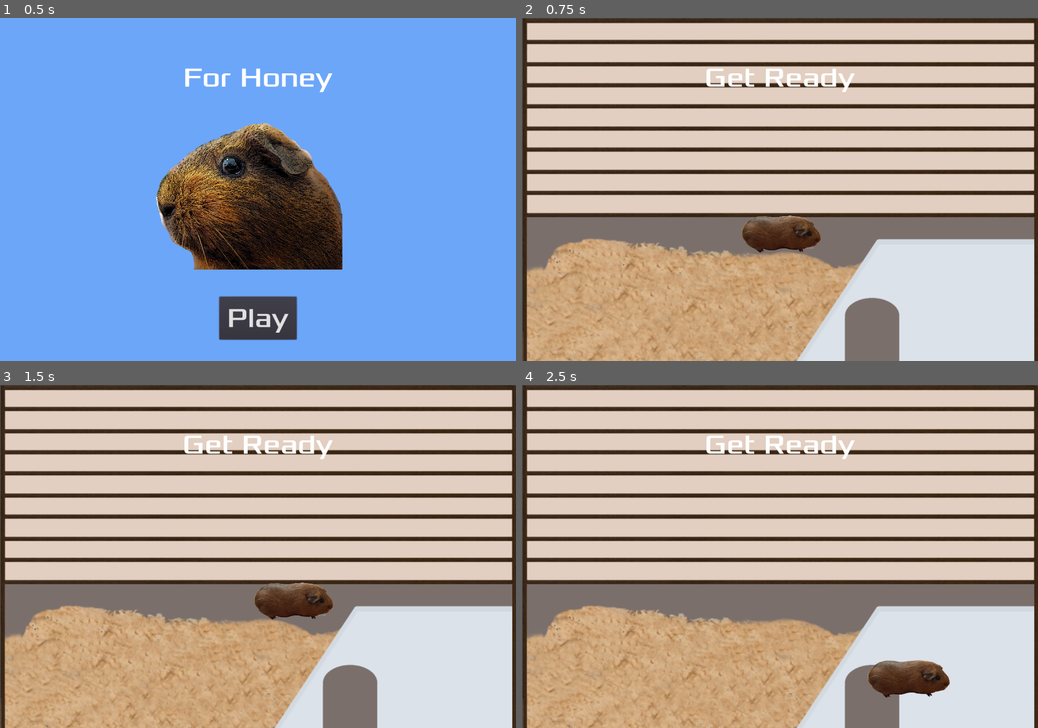
Above: before the commit, frames 1-4 (two rows, left to right).
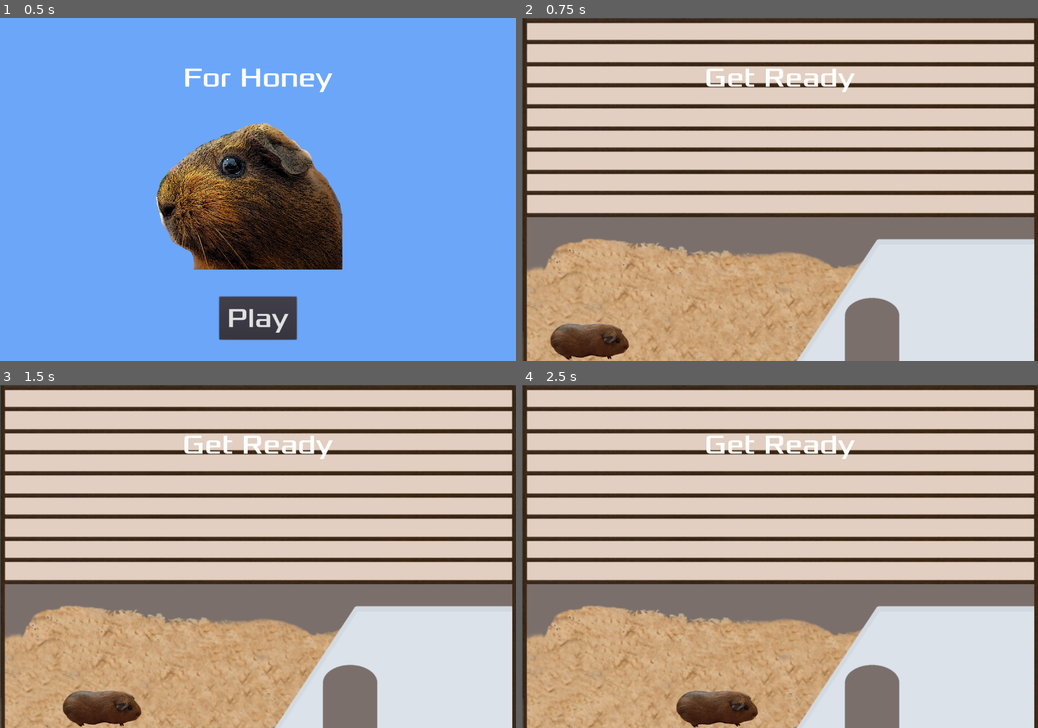
Above: after the commit, the same moments.

Repository: bristol-pride-game-jam/Honey
Game: Godot game, scene res://Main.tscn
Two runs of this game, one before a commit and one after it. Both use one fixed random seed, a clock stepped at 60 frames per second and the inputs below.
Inputs:
- Up to frame 1 (0.5 s): no input
- Up to frame 2 (0.75 s): click "Play" at 0.5 s
- Up to frame 3 (1.5 s): tap Enter at 1.25 s; hold Right (ui_right) from 1.28 s (still down)
- Up to frame 4 (2.5 s): release Right (ui_right) at 2.03 s; hold Down (ui_down) from 2.03 s (still down)

Frame 1 is identical in both runs. In frame 2, 2.5% of the frame differs, in the area x 5-58%, y 57-100%; in frame 3, 2.5%; in frame 4, 2.7%, in the area x 29-83%, y 80-100%.

Commit message:
Changed starting position

Diff:
--- a/Main.tscn
+++ b/Main.tscn
@@ -29,7 +29,7 @@
 one_shot = true
 
 [node name="StartPosition" type="Position2D" parent="."]
-position = Vector2( 600, 400 )
+position = Vector2( 154.145, 755.415 )
 
 [node name="HUD" parent="." instance=ExtResource( 4 )]
 
